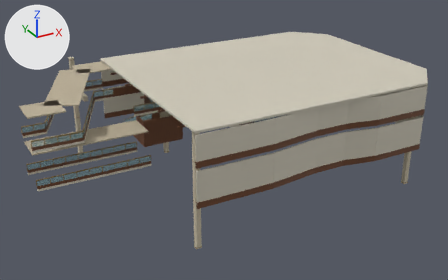
One commit to the Blender file assets/vertical_commons/source/AST-COM-001.blend: the scene before it, then after it.
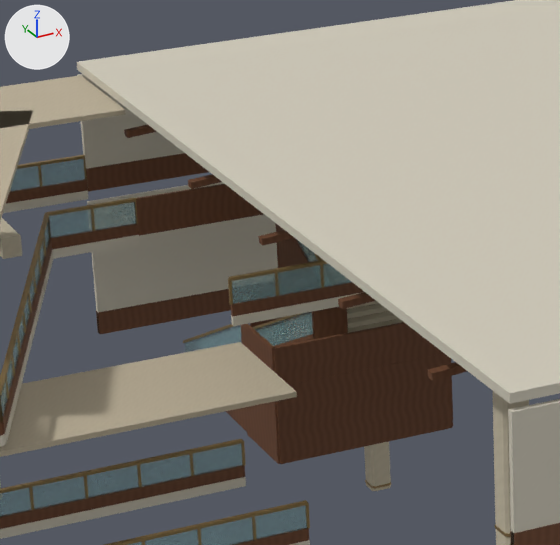
Each version appears first whole from a 50 mm camera at (-23.8, -62.8, 31.3) aimed at (12.6, 3.3, -1.8), and next in a close-up on the part from 19% to 46% of the width and 16% to 59% of the height. Every picture has the same lights, and +X, +Y and +Z are marked at upper left. The first two pictures are the older version.

Objects in the first close-up: 'SC_ArrivalCanopy_lower_1', 'SC_ArrivalCanopy_upper_2', 'SC_GuardGlazing_0_0_11', 'SC_GuardGlazing_0_0_13', 'SC_MidlandingGuard', 'SC_OpaqueRoof', 'SC_ProfileWall_0_-1_0', 'SC_ProfileWall_1_-1_0', 'SC_ProfileWall_1_1_0', 'SC_StairMouthGuard_0', 'SC_UnderStairClosure', 'SC_Wainscot_0_-1_0' and 68 more.
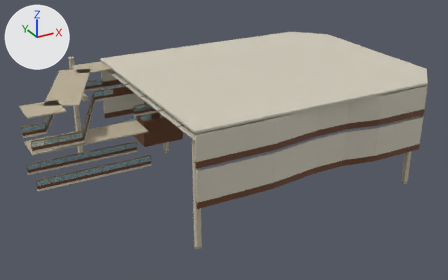
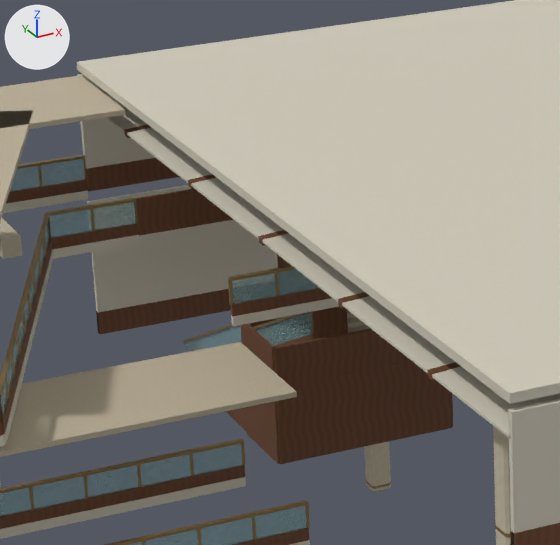
Location of each change, [x1, y1, x2, y2] in pixels of the close-ups (560 x 545 px):
'SC_ContinuousCeilingShell_0', added: after [102, 90, 560, 439]

Edits to the bpy script that builds the scene:
```text
Add me_sc_continuousceilingshell_0:
    me_sc_continuousceilingshell_0.from_pydata(...)  # 8 vertices, 6 faces; spans x 0.0..5.0, y -14.0..14.0, z 7.4..7.8
    me_sc_continuousceilingshell_0.materials.append(mat_ivory_enamel)  # picture img_ivory_enamel_png
Add ob_sc_continuousceilingshell_0:
    ob_sc_continuousceilingshell_0 = bpy.data.objects.new('SC_ContinuousCeilingShell_0', me_sc_continuousceilingshell_0)
    ob_sc_continuousceilingshell_0.location = (0.0, 0.0, 0.0)
```
